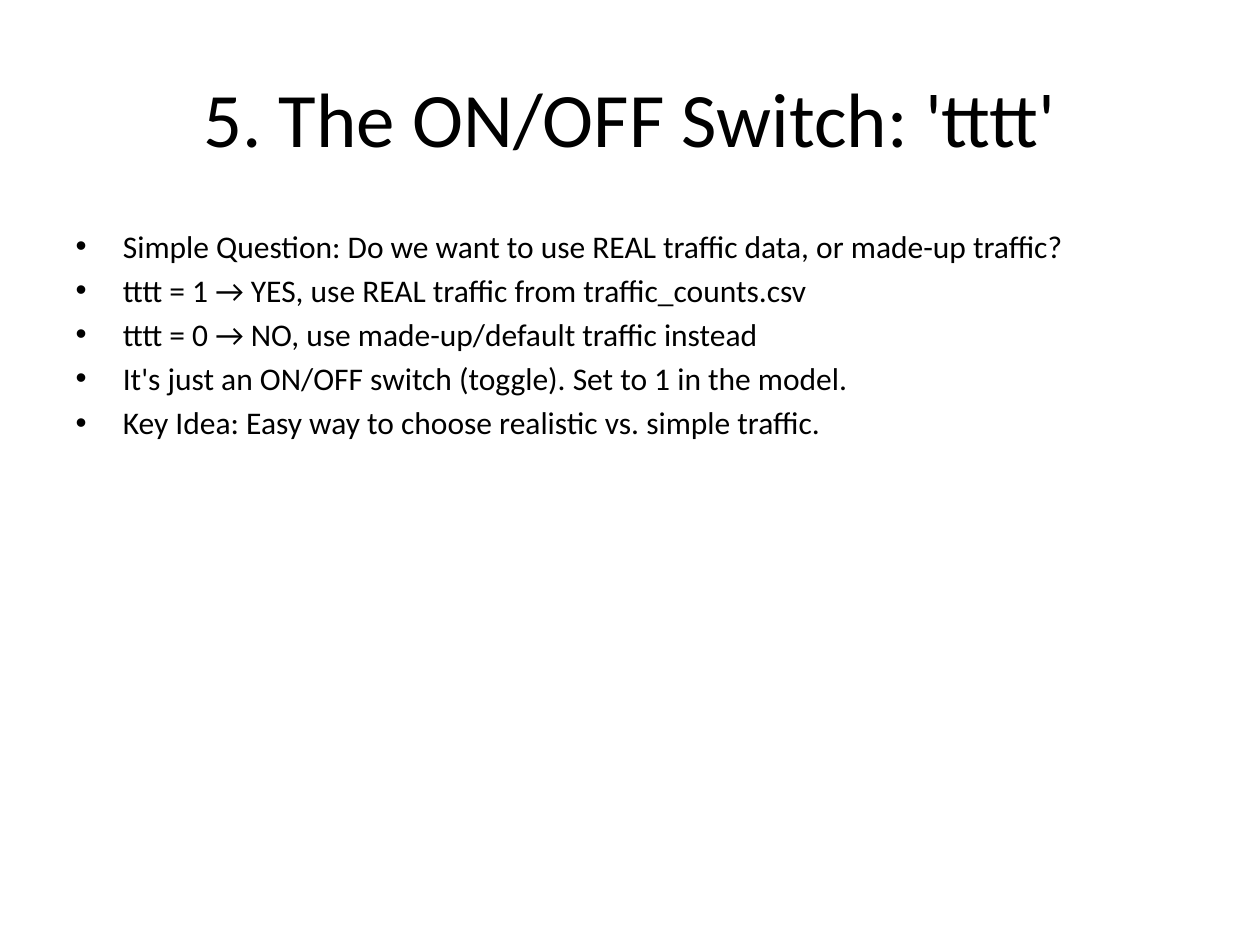
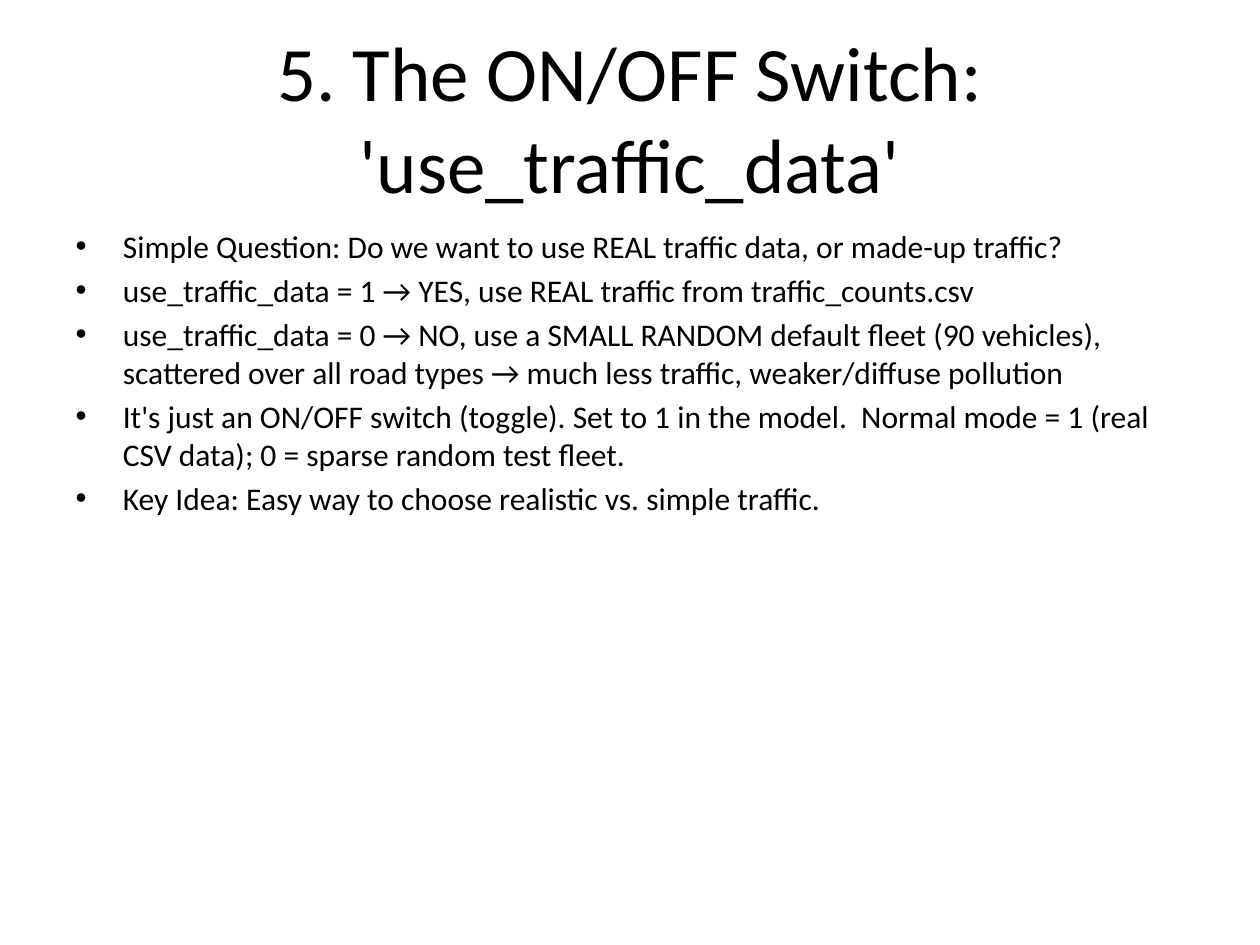
Before and after one commit to hqnghi88/PenangAir, a slide deck: slide 10 of PenangAir_Tutorial_NonProgrammer_Fixed.pptx. Drawn at 1260x945 pixels with LibreOffice and Linux fonts; fonts in the diff are those of the drawing. Boxes give left, top, right and bottom in pixels: in the first picture for what was removed or moved away, otherwise in the second. Text is boxed around its words. In the diff, an @@ line names an element or a change of style, - is before the commit and + after.

Commit message:
Refactor traffic and pollution models for improved data handling and visualization; remove deprecated code and enhance UI layout

```diff
--- a/PenangAir_Tutorial_NonProgrammer_Fixed.pptx
+++ b/PenangAir_Tutorial_NonProgrammer_Fixed.pptx
@@ title at (277,47,982,204): text changed @@
-5. The ON/OFF Switch: 'tttt'
+5. The ON/OFF Switch: 'use_traffic_data'
@@ text at (123,280,1149,471): text changed @@
-• tttt = 1 → YES, use REAL traffic from traffic_counts.csv
-• tttt = 0 → NO, use made-up/default traffic instead
-• It's just an ON/OFF switch (toggle). Set to 1 in the model.
+• use_traffic_data = 1 → YES, use REAL traffic from traffic_counts.csv
+• use_traffic_data = 0 → NO, use a SMALL RANDOM default fleet (90 vehicles), scattered over all road types → much less traffic, weaker/diffuse pollution
+• It's just an ON/OFF switch (toggle). Set to 1 in the model. Normal mode = 1 (real CSV data); 0 = sparse random test fleet.
```
Also in this commit, not shown: 2 other slides changed, 1 slide added, 7 other files.
